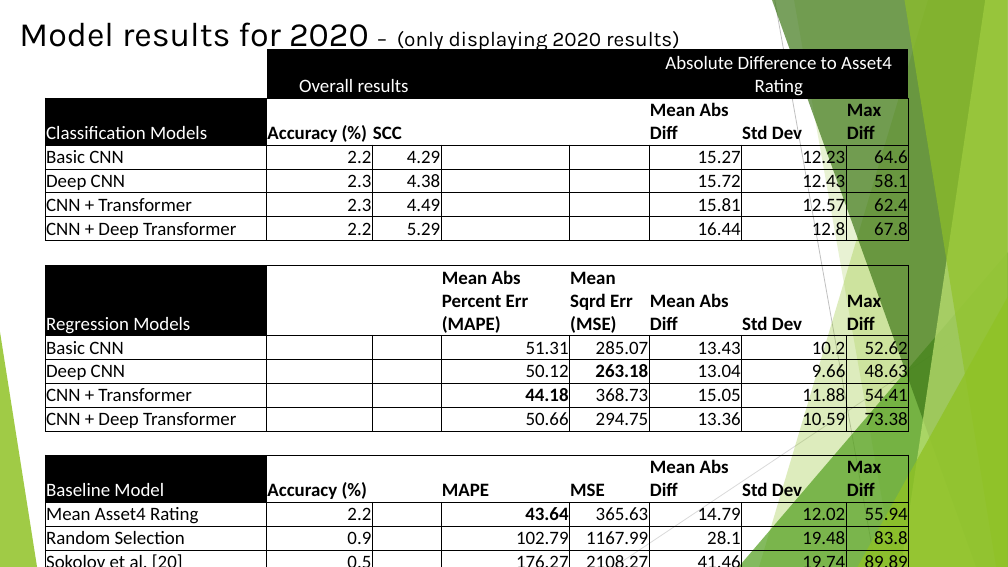
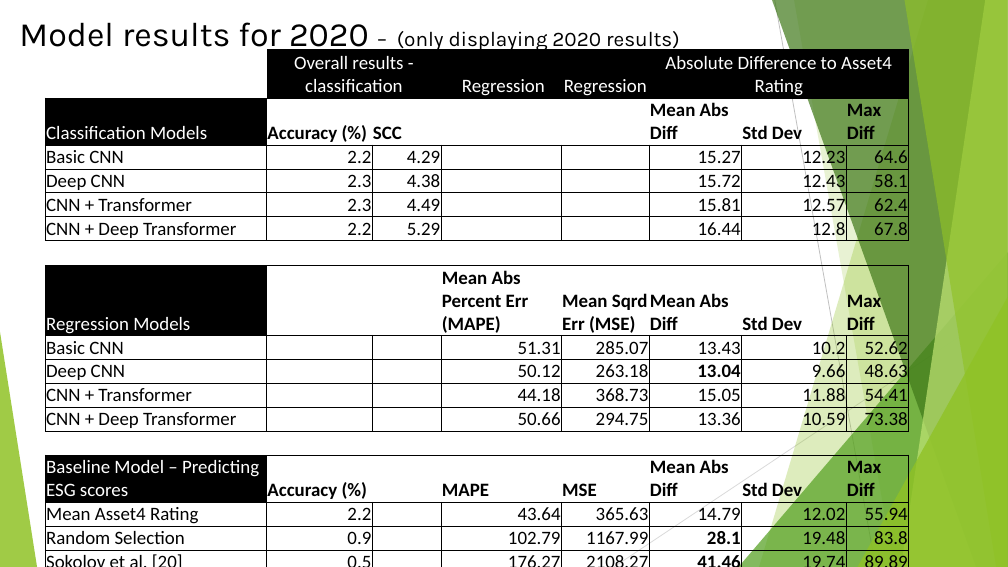
Before and after one commit to eamonnk/sci_res_lit_spec9997_john_sat, a slide deck: slide 29 of asgnmnts/assgmnt 1/final/spec9997_assgnmnt_1_eamonn_kelly_D24127620.pptx. Drawn at 1008x567 pixels with LibreOffice and Linux fonts; fonts in the diff are those of the drawing. Boxes give left, top, right and bottom in pixels: in the first picture for what was removed or moved away, otherwise in the second. Text is boxed around its words. In the diff, an @@ line names an element or a change of style, - is before the commit and + after.

```diff
--- a/asgnmnts/assgmnt 1/final/spec9997_assgnmnt_1_eamonn_kelly_D24127620.pptx
+++ b/asgnmnts/assgmnt 1/final/spec9997_assgnmnt_1_eamonn_kelly_D24127620.pptx
@@ table at bbox=[45, 49, 908, 567] @@
-row 1:  | Overall results |  |  |  | Absolute Difference to Asset4 Rating |  | 
+row 1:  | Overall results - classification |  | Regression | Regression | Absolute Difference to Asset4 Rating |  | 
-row 14, column 1: Baseline Model
+row 14, column 1: Baseline Model – Predicting ESG scores
@@ bold off in "263.18", "44.18", "43.64" @@
@@ bold on in "13.04", "28.1", "41.46" @@
```
Also in this commit, not shown: 17 other slides changed, 10 other files.
